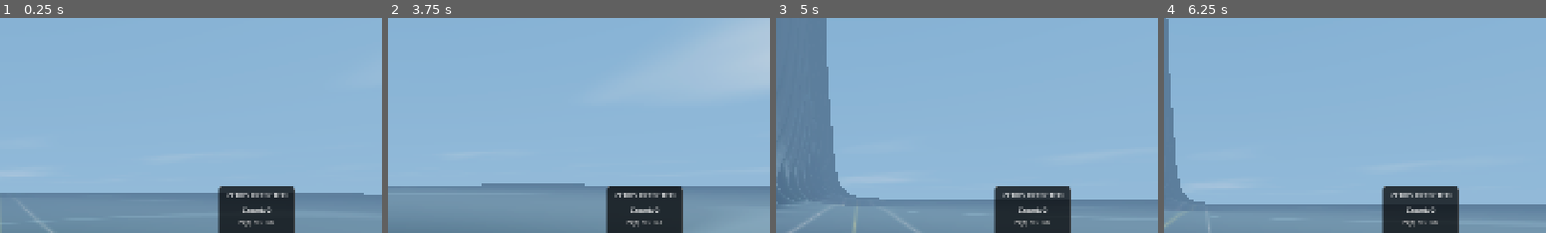
Above: before the commit, frames 1-4 (left to right).
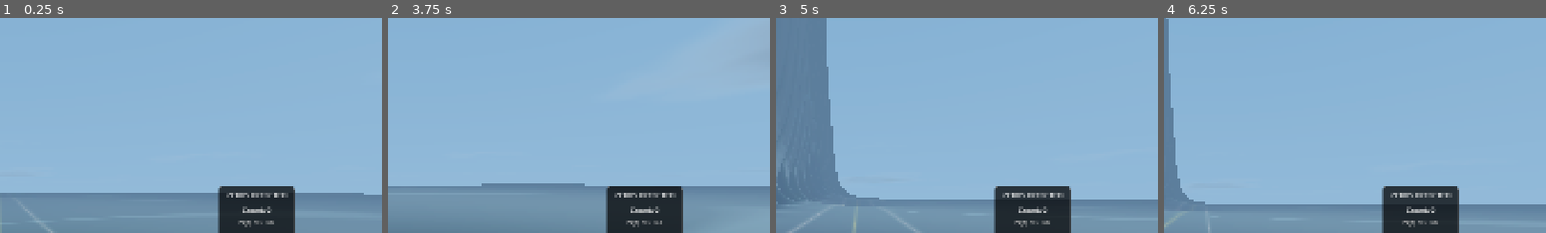
Above: after the commit, the same moments.

Repository: allanino/complex-functions-explorer
Game: Godot game, scene res://core/main.tscn
Same seed, same stepped clock (60 frames per second), same inputs: the game is played once before the commit and once after it.
Inputs (mouse positions are % of the whole screen's width and height, from its top left):
- Up to frame 1 (0.25 s): no input
- Up to frame 2 (3.75 s): tap Enter at 0.5 s; move the mouse to (55, 50) at 0.52 s; hold W (move_forward) from 0.53 s (still down); tap G at 0.6 s; click (55, 50) at 0.67 s; tap Space at 0.77, 1.52, 3.02 s; move the mouse to (45, 50) at 1.27 s; tap N at 1.35 s; move the mouse to (52, 48) at 2.02 s; tap C at 2.1 s; move the mouse to (49, 52) at 2.77 s; tap Z at 2.85 s; click (49, 52) at 2.92 s; move the mouse to (57, 51) at 3.52 s; tap R at 3.6 s
- Up to frame 3 (5 s): keep holding W (move_forward); tap Space at 3.77, 4.52 s; move the mouse to (42, 49) at 4.27 s; tap Shift at 4.35 s
- Up to frame 4 (6.25 s): move the mouse to (51, 50) at 5.02 s; hold Ctrl 5.03-5.78 s; click (51, 50) at 5.17 s; tap Space at 5.75, 6.02 s; move the mouse to (46, 48) at 5.77 s; release W (move_forward) at 5.78 s; hold D (move_right) from 5.78 s (still down); tap G at 5.85 s
The pictures show only the part of the screen within x 50-100%, y 10-60%; the shares and areas given below are measured in that part.

The runs differ from the first frame. In frame 2, 1.1% of the frame differs, in the area x 91-100%, y 3-29%; in frame 3, less than 0.1%; in frame 4, less than 0.1%.

Commit message:
Enhance cloud realism and dramatic golden hour colors
- Increased FBM octaves from 3 to 5 in sky shader for finer cloud detail.
- Simulated volumetric cloud thickness to darken cloud cores and restrict sun highlights to thinner edges.
- Shifted golden hour colors (sunlight, fog, sky, horizon, clouds) to a deeper, more vibrant orange/red.

Co-authored-by: allanino <5325241+allanino@users.noreply.github.com>

Diff:
--- a/environment/environment.gd
+++ b/environment/environment.gd
@@ -43,7 +43,7 @@
 	if sun:
 		sun.basis = Basis.looking_at(sun_dir, Vector3.UP if abs(sun_dir.y) < 0.99 else Vector3.FORWARD)
 		sun.light_energy = smoothstep(-0.02, 0.02, sun_elevation) * Config.sun_luminosity
-		sun.light_color = lerp(_sun_color, Color(1.0, 0.5, 0.2), _golden_hour_transition)
+		sun.light_color = lerp(_sun_color, Color(1.0, 0.3, 0.05), _golden_hour_transition)
 		sun.shadow_enabled = Config.shadows_enabled and sun_elevation > -0.01
 
 	if moon:
@@ -62,7 +62,7 @@
 		# Setup fog
 		var env = world_environment.environment
 
-		var fog_color = lerp(Color(0.3, 0.4, 0.5), Color(1.0, 0.4, 0.1), _golden_hour_transition)
+		var fog_color = lerp(Color(0.3, 0.4, 0.5), Color(1.0, 0.3, 0.05), _golden_hour_transition)
 		fog_color = lerp(fog_color, Color(0.01, 0.02, 0.05), night_factor)
 
 		env.fog_enabled = Config.fog_density > 0.0
--- a/environment/sky.gdshader
+++ b/environment/sky.gdshader
@@ -35,7 +35,7 @@
     float v = 0.0;
     float a = 0.5;
     mat2 rot = mat2(vec2(0.87758, 0.47942), vec2(-0.47942, 0.87758)); // approx cos(0.5), sin(0.5)
-    for (int i = 0; i < 3; i++) {
+    for (int i = 0; i < 5; i++) {
         v += a * noise(p);
         p = rot * p * 2.0 + vec2(10.0);
         a *= 0.5;
@@ -47,8 +47,8 @@
 
 void compute_sky_colors(float n_factor, float g_factor, vec3 sky_c, vec3 horizon_c, vec3 cloud_c, out vec3 current_sky, out vec3 current_horizon, out vec3 current_cloud) {
     vec3 golden_hour_sky = vec3(0.1, 0.15, 0.3); // Deep blue/purple
-    vec3 golden_hour_horizon = vec3(1.0, 0.4, 0.1); // Deep orange
-    vec3 golden_hour_cloud = vec3(1.0, 0.7, 0.5); // Golden/Pinkish
+    vec3 golden_hour_horizon = vec3(1.0, 0.3, 0.05); // Deep orange
+    vec3 golden_hour_cloud = vec3(1.0, 0.4, 0.2); // Golden/Pinkish
 
     vec3 night_sky = vec3(0.005, 0.01, 0.02);
     vec3 night_horizon = vec3(0.01, 0.02, 0.05);
@@ -153,7 +153,7 @@
             fbm(uv2 * 0.6) * 0.3;
 
         // Lower threshold for more cloud coverage across the sky
-        float cloud_density = smoothstep(0.4, 0.8, cloud_fbm);
+        float cloud_density = smoothstep(0.5, 0.8, cloud_fbm);
 
         // Add detail noise without over-thinning
         float detail_noise = fbm(cloud_uv * 1.5 + vec2(time * 0.005));
@@ -164,11 +164,19 @@
         cloud_density *= horizon_fade;
         cloud_density = clamp(cloud_density, 0.0, 1.0);
 
+        // Volumetric thickness approximation
+        float thickness = smoothstep(0.5, 0.7, cloud_fbm);
+
+        // Base cloud color with interior shading
+        vec3 interior_color = mix(current_cloud * 0.5, final_color, 0.3);
+        vec3 base_cloud_color = mix(current_cloud, interior_color, thickness);
+
         // Cloud lighting: slightly brighten clouds near the sun
-        vec3 final_cloud_color = current_cloud;
+        vec3 final_cloud_color = base_cloud_color;
         if (light0_enabled) {
             float sun_dot = max(0.0, dot(eye_dir, light0_dir));
-            final_cloud_color = mix(current_cloud, light0_col * 1.5, pow(sun_dot, 8.0) * cloud_density);
+            // Sun highlights mostly affect the thinner edges
+            final_cloud_color = mix(base_cloud_color, light0_col * 1.5, pow(sun_dot, 8.0) * cloud_density * (1.0 - thickness * 0.8));
         }
 
         cloud_final_color = mix(final_color, final_cloud_color, cloud_density);
